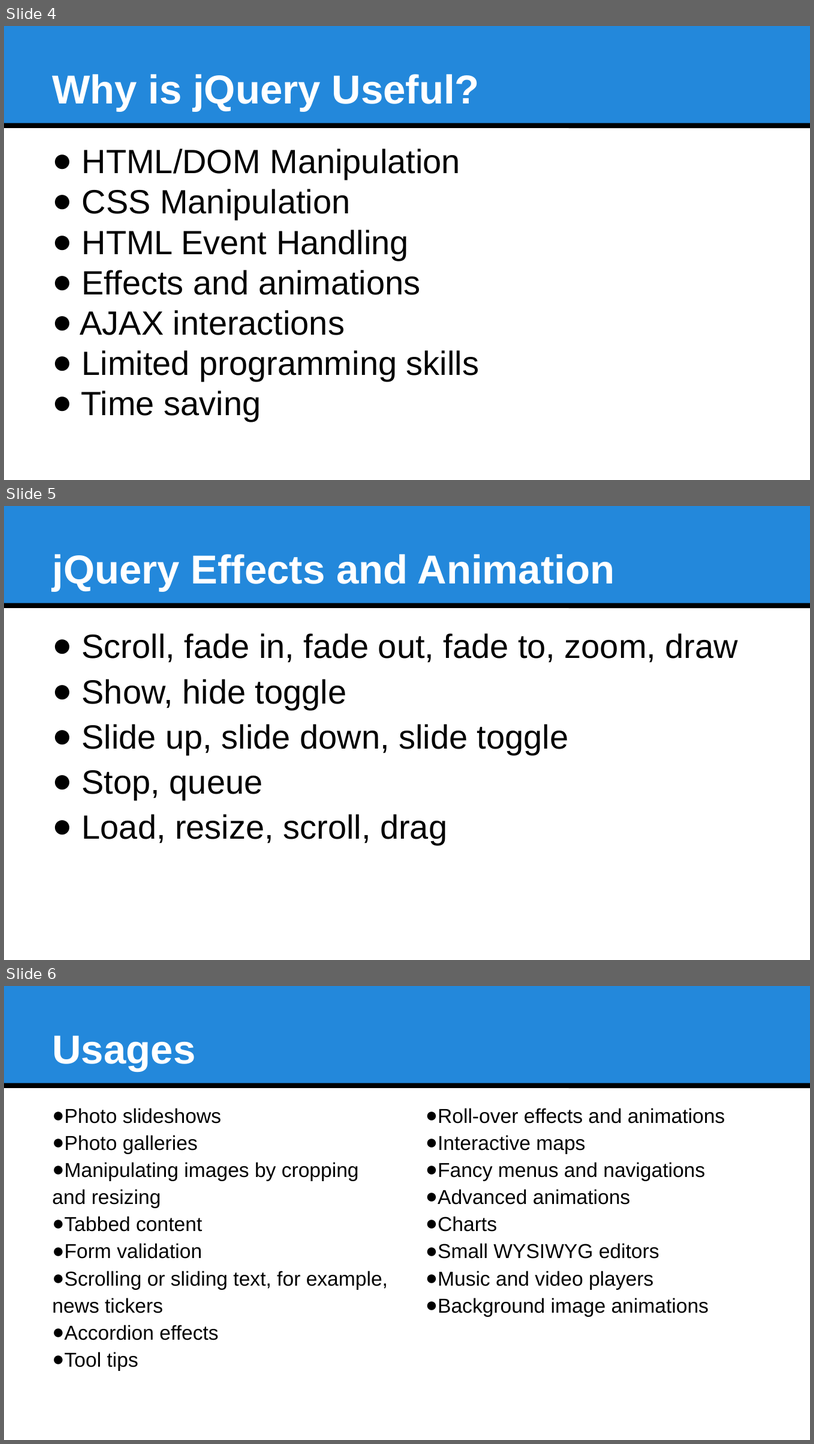
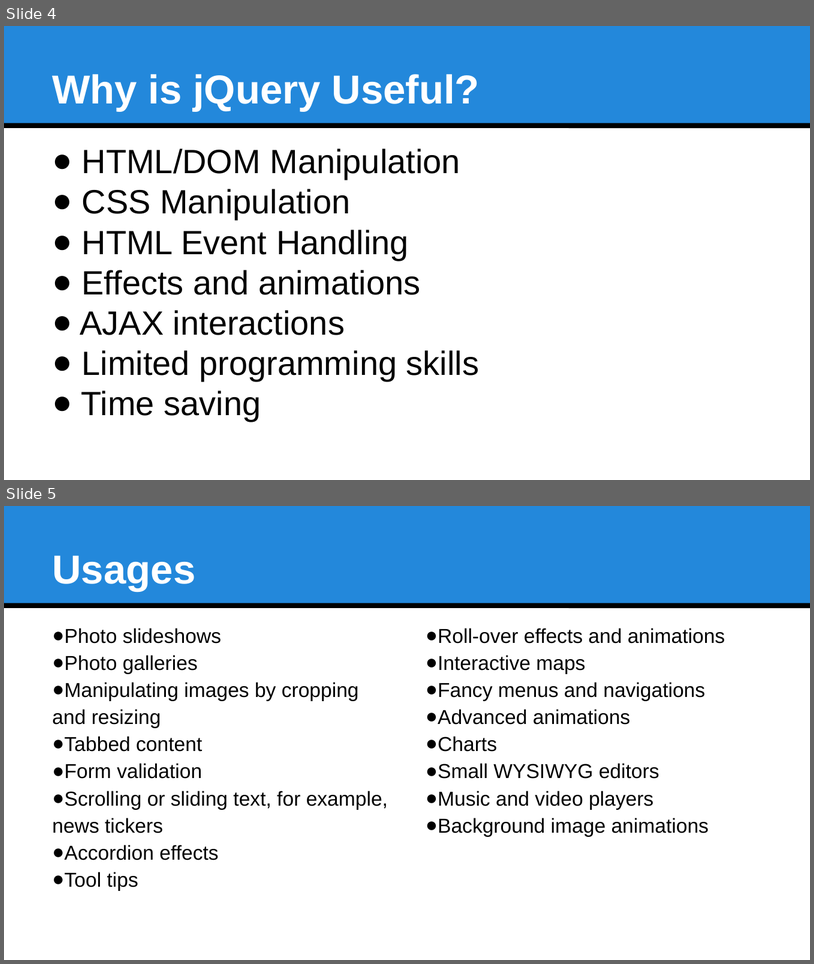
Before and after one commit to aaqibkhorasi/JqueryDemo, a slide deck: FullDemo/jQueryPresentation.pptx. Shown one above the other, each under a label of ours: slides 4, 5 and 6 before the commit, slides 4 and 5 after it. The pictures are 814x1444 and 814x964 pixels, drawn with LibreOffice and Linux fonts; fonts in the diff are those of the drawing. Boxes give left, top, right and bottom in pixels: in the first picture for what was removed or moved away, otherwise in the second. Text is boxed around its words. In the diff, an @@ line names an element or a change of style, - is before the commit and + after.

```diff
--- a/FullDemo/jQueryPresentation.pptx
+++ b/FullDemo/jQueryPresentation.pptx
@@ slide 5 removed at [4, 506, 810, 960], background #FFFFFF; not listed: 2 template elements that a slide beside it also shows @@
@@ text removed at [52, 554, 615, 591] @@
-jQuery Effects and Animation
@@ text removed at [82, 633, 738, 844] @@
-● Scroll, fade in, fade out, fade to, zoom, draw
-● Show, hide toggle
-● Slide up, slide down, slide toggle
-● Stop, queue
-● Load, resize, scroll, drag
@@ what was slide 6 is now slide 5 @@
```
Also in this commit, not shown: 2 slides changed, 1 other file.
